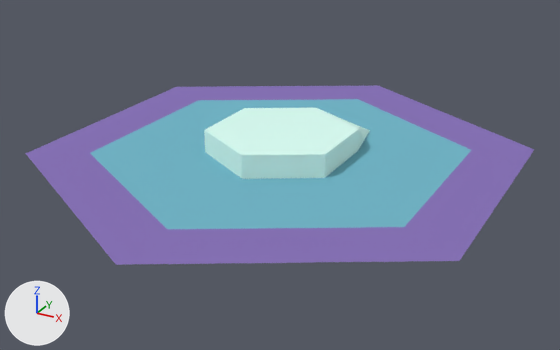
Renders of the Blender file automancy/models/tiles/files/merger.blend from each side of a commit.
Camera for both pictures: a 50 mm lens placed at (1.361, -2.487, 1.141), pointed at (0.021, -0.05, -0.077). The axes (+X, +Y, +Z) are drawn at lower left. The lights are the same throughout.

In view in the first picture: '0-base', '1-top', '2-center'.
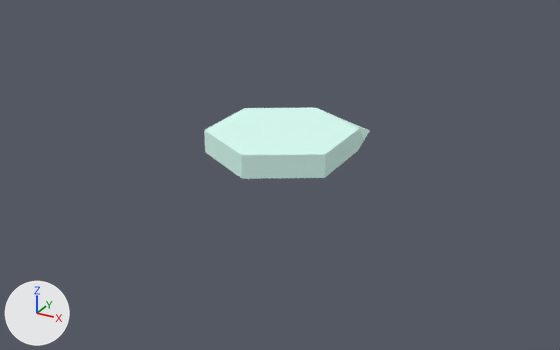
Location of each change, (x1, y1, x2, y2) in pixels of the pictures (560 x 350 px):
'0-base', deleted (purple): before (25, 86, 534, 265)
'1-top', deleted (cyan): before (90, 99, 471, 229)

Edits to the bpy script that builds the scene:
```text
Remove ob_1_top:
    ob_1_top = bpy.data.objects.new('1-top', me_cylinder_003)
    ob_1_top.location = (0.0, 0.0, 0.0)
Remove ob_0_base:
    ob_0_base = bpy.data.objects.new('0-base', me_cylinder_004)
    ob_0_base.location = (0.0, 0.0, 0.0)
```
